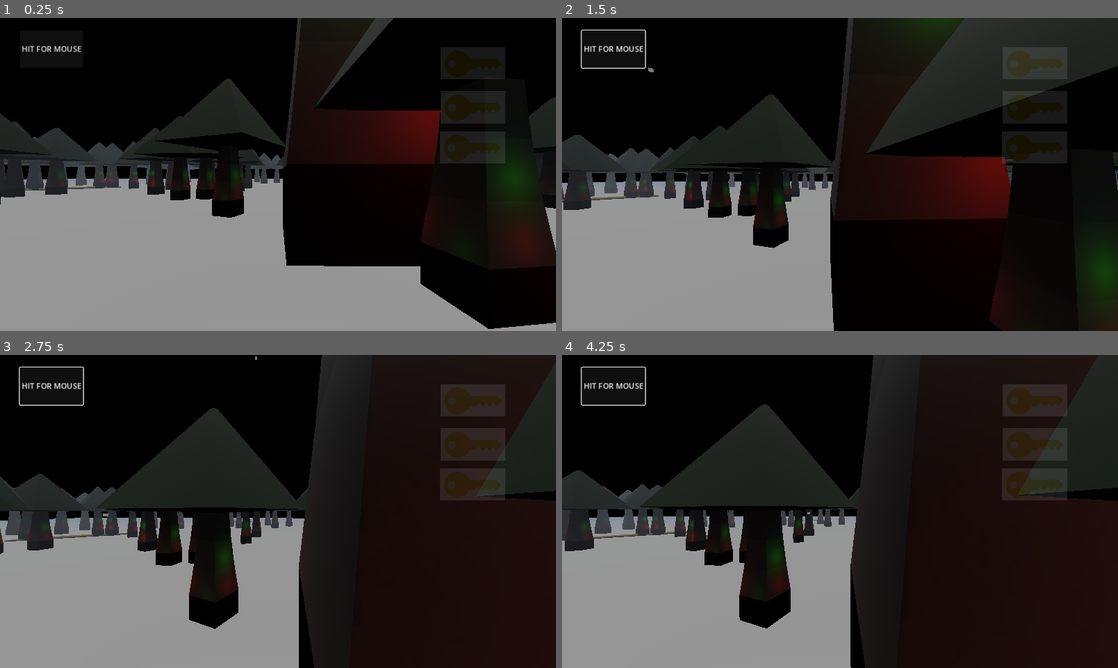
Above: before the commit, frames 1-4 (two rows, left to right).
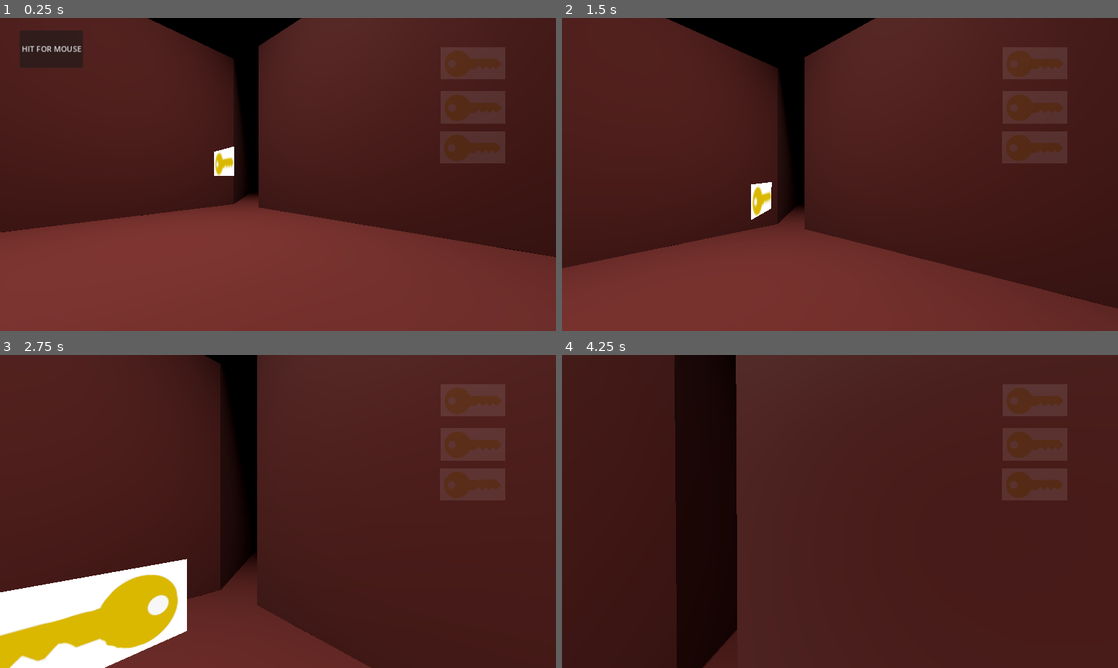
Above: after the commit, the same moments.

Repository: vrcdrafter/snake_dev_ground
Game: Godot game, scene res://Scenes/MainScene.tscn
Two runs of this game, one before a commit and one after it. Both use one fixed random seed, a clock stepped at 60 frames per second and the inputs below. Before the commit the project starts from res://Scenes/level_2.tscn.
Inputs (mouse positions are in pixels of both pictures, inside the frame that each line leads up to):
- Up to frame 1 (0.25 s): no input
- Up to frame 2 (1.5 s): click "HIT FOR MOUSE" at 0.5 s; tap Enter (ui_accept) at 1.25 s; move the mouse to (867, 174) at 1.27 s; hold Up (ui_up) from 1.28 s (still down); tap F at 1.35 s; click (867, 174) at 1.42 s
- Up to frame 3 (2.75 s): keep holding Up (ui_up); tap Enter (ui_accept) at 1.52, 2.27 s; move the mouse to (250, 511) at 2.02 s; tap Shift at 2.1 s; click (250, 511) at 2.17 s
- Up to frame 4 (4.25 s): keep holding Up (ui_up); move the mouse to (851, 505) at 2.77 s; tap Delete at 2.85 s; click (851, 505) at 2.92 s; move the mouse to (834, 517) at 3.52 s; tap F at 3.6 s; click (834, 517) at 3.67 s; tap Enter (ui_accept) at 3.77 s

The runs differ from the first frame. In frame 1, 94% of the frame differs, in the area x 0-100%, y 0-100%; in frame 2, 93%; in frame 3, 97%; in frame 4, 97%.
Error before the commit: Invalid call. Nonexistent function 'is_visible_in_tree' in base 'Nil'. (res://Scripts/Player.gd:55)
Error after the commit: Invalid call. Nonexistent function 'is_visible_in_tree' in base 'Nil'. (res://Scripts/Player.gd:84)

Commit message:
added global variables

Diff:
--- a/Scenes/Button.gd
+++ b/Scenes/Button.gd
@@ -1,5 +1,11 @@
 extends Button
 
 
+func _ready() -> void:
+
+	var player_handle = get_node("../Player")
+	var remove_mouse_callable = Callable(self,"_on_player_remove_mouse")
+	player_handle.connect("remove_mouse",remove_mouse_callable)
+
 func _on_player_remove_mouse():
 	self.queue_free()
--- a/Scenes/level_2.tscn
+++ b/Scenes/level_2.tscn
@@ -1242,7 +1242,6 @@
 
 [node name="Snake4" parent="." instance=ExtResource("20_m50yd")]
 transform = Transform3D(1, 0, 0, 0, 1, 0, 0, 0, 1, 46.5357, 0.0424972, -17.9321)
-visible = false
 
 [node name="Snake5" parent="." instance=ExtResource("20_m50yd")]
 transform = Transform3D(0.719776, 0, 0.694206, 0, 1, 0, -0.694206, 0, 0.719776, -21.3256, 0.0424972, -19.1526)
@@ -1282,6 +1281,10 @@
 grow_vertical = 2
 text = "game over play again ? "
 
+[node name="Game_over_timer" type="Timer" parent="."]
+process_callback = 0
+wait_time = 10.0
+
 [connection signal="body_entered" from="level_exit/Area3D" to="level_exit" method="_on_area_3d_body_entered"]
 
 [editable path="key_1"]
--- a/Scenes/level_exit.gd
+++ b/Scenes/level_exit.gd
@@ -41,6 +41,8 @@
 	if unlocked:
 		audio.stream = un_locked_audio
 		audio.play()
+
+		get_tree().change_scene_to_file("res://Scenes/level_2.tscn")
 		# add credits scene
 	else:
 		audio.stream = locked_audio
--- a/Scripts/Player.gd
+++ b/Scripts/Player.gd
@@ -17,6 +17,7 @@
 var dir = Vector3.ZERO
 var flashlight
 signal remove_mouse
+signal snakes_go
 # esnanremente data
 var ensnared = false
 var ensnared_position:Vector3
@@ -31,6 +32,34 @@
 
 	Input.set_mouse_mode(Input.MOUSE_MODE_HIDDEN)
 	Input.set_mouse_mode(Input.MOUSE_MODE_CAPTURED)
+	# declare ensnarement connection
+	var snake_1_handle :Node3D = get_node("../Snake")
+	var snake_2_handle :Node3D = get_node("../Snake2")
+	var snake_3_handle :Node3D = get_node("../Snake3")
+	var snake_4_handle :Node3D = get_node("../Snake4")
+	var snake_5_handle :Node3D = get_node("../Snake5")
+	var snake_6_handle :Node3D = get_node("../Snake6")
+
+	var timer_handle :Timer = get_node("../Game_over_timer")
+	var game_over_button_handle :Button = get_node("../Control/Button")
+
+	var callable_ensnare = Callable(self, "_on_snake_ensnared")
+	var timer_callable = Callable(self, "_on_game_over_timer_timeout")
+	var reset_level = Callable(self,"_on_button_pressed")
+	snake_1_handle.connect("ensnared",callable_ensnare)
+	snake_2_handle.connect("ensnared",callable_ensnare)
+	snake_3_handle.connect("ensnared",callable_ensnare)
+	snake_4_handle.connect("ensnared",callable_ensnare)
+	snake_5_handle.connect("ensnared",callable_ensnare)
+	snake_6_handle.connect("ensnared",callable_ensnare)
+	timer_handle.connect("timeout",timer_callable)
+	game_over_button_handle.connect("pressed",reset_level)
+
+
+	#DOES NOT WORK AND NEEDS TO BE MOVED#
+	if GlobalVars.game_started == true:
+		emit_signal("remove_mouse")
+		emit_signal("snakes_go")
 
 func _input(event):
 	# This section controls your player camera. Sensitivity can be changed.
@@ -111,7 +140,7 @@
 func _on_button_button_down():
 	Input.set_mouse_mode(Input.MOUSE_MODE_CAPTURED)
 	emit_signal("remove_mouse")
-
+	GlobalVars.game_started = true
 
 func _on_snake_ensnared():
 	ensnared = true
--- a/Scripts/Snake.gd
+++ b/Scripts/Snake.gd
@@ -19,6 +19,7 @@
 var _nav_map : RID
 @export var _ensnared : bool = false
 signal ensnared
+
 var snake_state:String = "player_seeking"
 # these are all of the object that I want the snakes to idly move to .
 var patrol_objects :Array = []
@@ -48,10 +49,13 @@
 
 	for child in get_node("../idle_objects").get_children():
 		patrol_objects.append(child)
-
+	# for getting the speed up on the snakes
 	var start_button :Button = get_node("../Button")
 	var callable = Callable(self,"give_snake_speed")
 	start_button.connect("button_down",callable)
+	# connecting another signal for player
+	if GlobalVars.game_started == true:
+		give_snake_speed()
 
 
 func _physics_process(delta : float):
--- /dev/null
+++ b/Scripts/global_vars.gd
@@ -0,0 +1,3 @@
+extends Node
+
+var game_started :bool = false
--- a/project.godot
+++ b/project.godot
@@ -11,9 +11,13 @@
 [application]
 
 config/name="Snake Redone"
-run/main_scene="res://Scenes/level_2.tscn"
+run/main_scene="res://Scenes/MainScene.tscn"
 config/features=PackedStringArray("4.3", "GL Compatibility")
 config/icon="res://icon.svg"
+
+[autoload]
+
+GlobalVars="*res://Scripts/global_vars.gd"
 
 [display]
 
Not shown: 5 places in Scenes/level_2.tscn that only renumber resources
